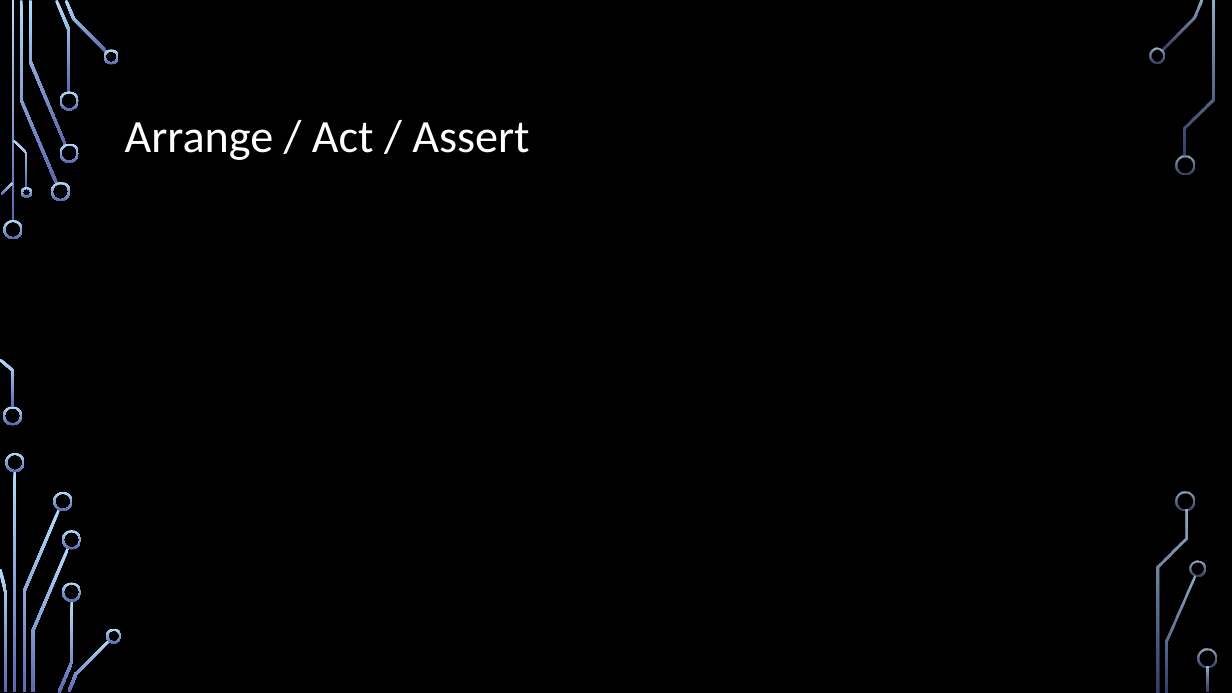
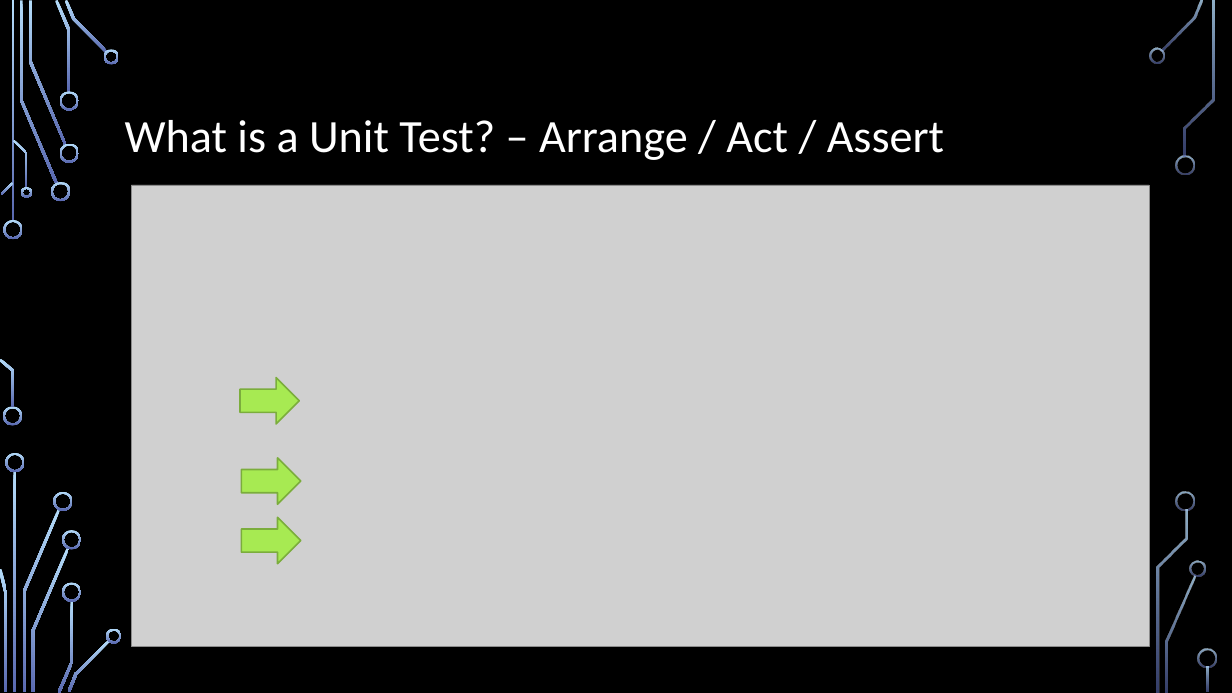
Before and after one commit to IntegerMan/SoftwareQualityTalk, a slide deck: slide 15 of Software Quality Recipes for Legacy.pptx (slide 10 before the commit). Drawn at 1232x693 pixels with LibreOffice and Linux fonts; fonts in the diff are those of the drawing; grey boxes stand for pictures; background and template pictures are left out. Boxes give left, top, right and bottom in pixels: in the first picture for what was removed or moved away, otherwise in the second. Text is boxed around its words. In the diff, an @@ line names an element or a change of style, - is before the commit and + after.

```diff
--- a/Software Quality Recipes for Legacy.pptx
+++ b/Software Quality Recipes for Legacy.pptx
@@ title at (125,120,944,160): text changed @@
-Arrange / Act / Assert
+What is a Unit Test? – Arrange / Act / Assert
@@ picture added at (131,185,1149,647) @@
@@ down arrow added at (240,378,299,424), fill #A7EA52, outline #7CAD3D 1.25 pt @@
@@ down arrow added at (241,458,300,505), fill #A7EA52, outline #7CAD3D 1.25 pt @@
@@ down arrow added at (241,518,300,564), fill #A7EA52, outline #7CAD3D 1.25 pt @@
```
Also in this commit, not shown: 7 other slides changed, 8 slides added, 4 slides removed, 10 other files.
